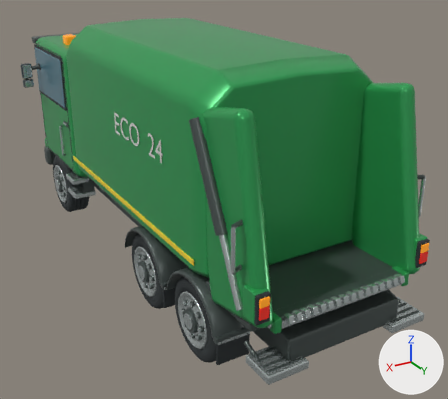
One commit to the glTF model vehicles/refuse_truck.glb: the scene before it, then after it.
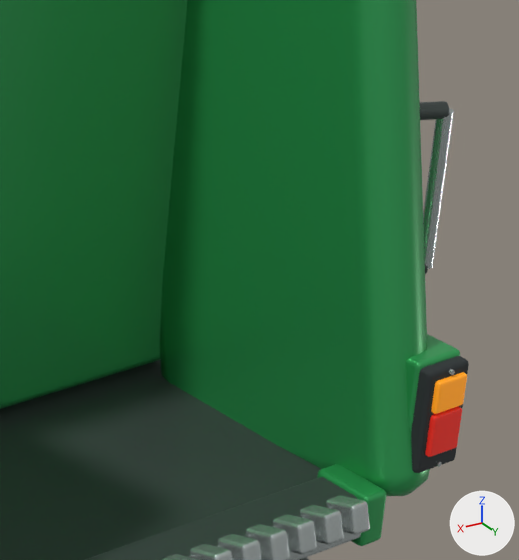
There are two pictures of each version: one whole from a 50 mm lens placed at (4.15, 7.96, 4.89), pointed at (-0.36, 0.43, 1.13), one close up on the part from 70% to 99% of the width and 37% to 73% of the height. The axes (+X, +Y, +Z) are drawn at lower right. The lights are the same throughout. The first two pictures are the older version. Where no turn or scale is listed for an object, it has been applied to the vertices.

Script lines for the objects in view, before the commit:
```python
me_cube_019 = bpy.data.meshes.new('Cube.019')
me_cube_019.from_pydata(...)  # 96 vertices, 188 faces; spans x -1.13..1.13, y -0.48..0.48, z -0.08..0.08
me_cube_019.materials.append(mat_graphite_trim)  # dark grey #4d5755
me_cube_073 = bpy.data.meshes.new('Cube.073')
me_cube_073.from_pydata(...)  # 96 vertices, 188 faces; spans x -0.091..0.091, y -0.106..0.106, z -0.184..0.184
me_cube_073.materials.append(mat_leaf_green_enamel)  # green #35a65b
me_cylinder_031 = bpy.data.meshes.new('Cylinder.031')
me_cylinder_031.from_pydata(...)  # 96 vertices, 188 faces; spans x -0.024..0.024, y -0.024..0.024, z -0.25..0.25
me_cylinder_031.materials.append(mat_brushed_equipment_metal)  # light grey #c4cdcb
ob_rear_grab_handle = bpy.data.objects.new('Rear grab handle', me_cylinder_031)
ob_rear_grab_handle.location = (-1.3, 3.38, 2.04)
ob_rear_hopper_floor = bpy.data.objects.new('Rear hopper floor', me_cube_019)
ob_rear_hopper_floor.location = (0.0, 2.97, 1.12)
ob_rear_lamp_mounting_plate = bpy.data.objects.new('Rear lamp mounting plate', me_cube_073)
ob_rear_lamp_mounting_plate.location = (-1.12, 3.531, 1.46)
# also in view: 'Loading comb carrier' at (0.0, 3.54, 1.18); 'Loading comb tooth.002' at (-0.58, 3.66, 1.23); 'Tail lamp' at (-1.12, 3.68, 1.42); 'Compactor body' at (0.0, 0.44, 2.4); 'Loading comb tooth.004' at (-0.37, 3.66, 1.23)
```
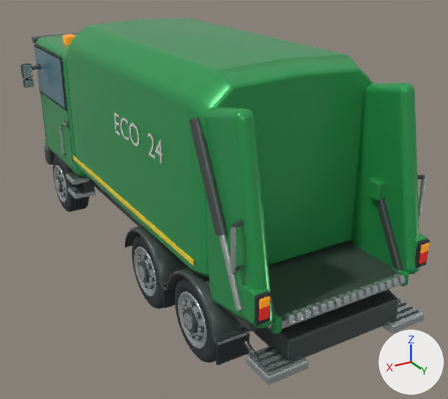
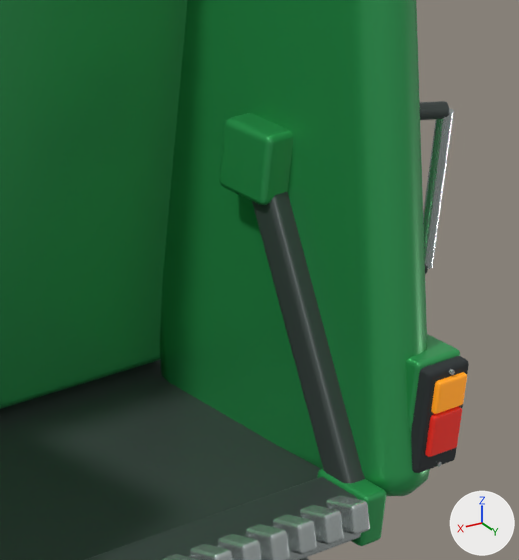
What the commit changed:
Mesh me_cube_021_1 is new.
It has 96 vertices, 188 faces and spans x -0.042..0.042, y -0.298..0.298, z -0.489..0.489.
It uses material mat_graphite_trim (dark grey #4d5755).
Mesh me_cube_020_1 is new.
It has 96 vertices, 188 faces and spans x -0.072..0.072, y -0.1..0.1, z -0.112..0.112.
It uses material mat_leaf_green_enamel (green #35a65b).
Object 'Loading comb lift arm' (ob_loading_comb_lift_arm) is new; it shows me_cube_021_1.
Its location is (-0.92, 3.3, 1.63).
Object 'Lift hinge housing' (ob_lift_hinge_housing) is new; it shows me_cube_020_1.
Its location is (-0.92, 3.04, 2.1).

Where the change shows, as pixel boxes (x1, y1, x2, y2) in the close-ups (519 x 560 px):
'Loading comb lift arm', added
    after: (252, 192, 365, 483)
'Lift hinge housing', added (green)
    after: (219, 113, 293, 205)
